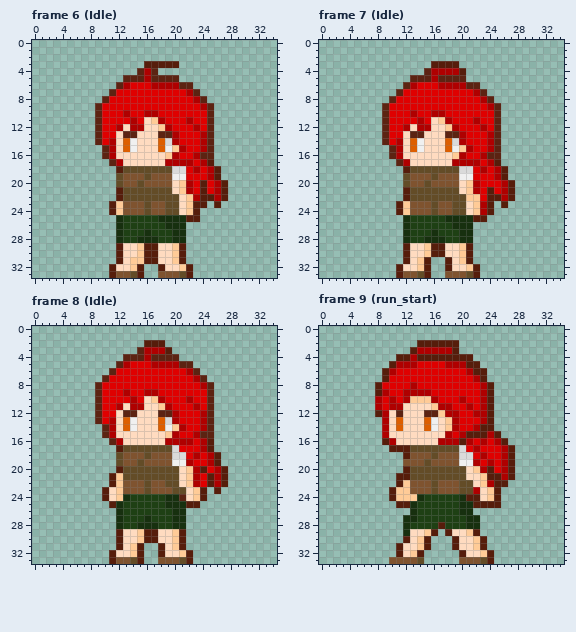
Pixel-art file: Sprites/MC/MC.aseprite. The picture above was drawn from the file before the commit.
64x34 pixels, 32 frames. Shown: frame 6 (Idle): x 0..34, y 0..33; frame 7 (Idle): x 0..34, y 0..33; frame 8 (Idle): x 0..34, y 0..33; frame 9 (run_start): x 0..34, y 0..33. The commit also changed other frames, which this record leaves out.
Once edited:
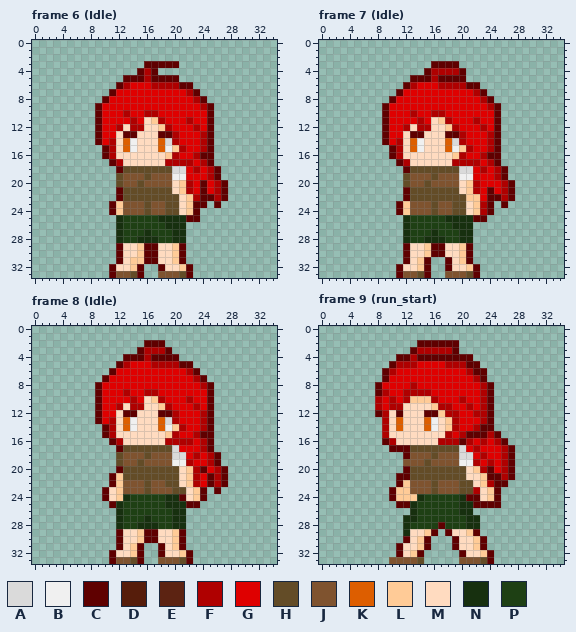
Palette (. is transparent): A #dadada  B #f0f0f0  C #5f0000  D #561d0b  E #5c2312  F #af0000  G #df0000  H #634c27  J #7f532f  K #dd5e00  L #ffcb97  M #ffdbc0  N #17300f  P #1e4014
Edits made:
Changed rows in their new state; - is an unchanged pixel.
Frame 6 (Idle), layer "oldbody":
first column x 9:
 3 -------CCCCC-------
 4 ------C-C----------
 5 ----CCC-CCCC-------
 6 ---C--------CC-----
 7 --C-----------C----
 8 -C-------------C---
 9 C---------------C--
10 C---------------C--
11 C---------------C--
12 C---------------C--
13 C---CC---CC-----C--
14 C---------------C--
15 -C--------------C--
16 -C-------------CC--
17 --C-------------C--
18 ---C-------------C-
19 -----------------C-
20 ---------------C--C
21 ---C-----------C--C
22 ---C-----------CC-C
23 --C-----------CC-C-
24 --C-----------C----
25 -------------CC----
first column x 11:
29 -C---CC---C-
30 -C---CC---C-
31 -C---CC---C-
32 C---C--C---C
33 C---C------C
Frame 7 (Idle), layer "oldbody":
first column x 9:
 3 -------CCCC--------
 4 ------C----C-------
 5 ----CCC-CCCC-------
 6 ---C--------CC-----
 7 --C-----------C----
 8 -C-------------C---
 9 C---------------C--
10 C---------------C--
11 C---------------C--
12 C---------------C--
13 C---CC---CC-----C--
14 C---------------C--
15 -C--------------C--
16 -C-------------CC--
17 --C-------------C--
18 ---C-------------C-
19 -----------------C-
20 ------------------C
21 ---C-----------C--C
22 ---C-----------CC-C
23 --C------------C-C-
24 --C------------C---
25 -------------CC----
first column x 11:
29 -C---CC---C-
30 -C---CC---C-
31 -C--C--C--C-
32 C---C--C---C
33 C---C------C
Frame 8 (Idle), layer "oldbody":
first column x 9:
 2 -------CCC---------
 3 ------C---C--------
 4 ----CCC-CCCC-------
 5 ---C--------CC-----
 6 --C-----------C----
 7 -C-------------C---
 8 C---------------C--
 9 C---------------C--
10 C---------------C--
11 C---------------C--
12 C---CC---CC-----C--
13 C---------------C--
14 -C--------------C--
15 -C-------------CC--
16 --C-------------C--
17 ---C------------C--
18 -----------------C-
19 -----------------C-
20 ---C-----------C--C
21 --C-------------C-C
22 --C-------------C-C
23 -C-------------C-C-
24 -C----------C--C---
25 --C----------CC----
first column x 11:
29 -C---CC---C-
30 -C---CC---C-
31 -C--C--C--C-
32 C---C--C---C
33 C---C------C
Frame 9 (run_start), layer "oldbody":
first column x 8:
 2 ------CCCCCC--------
 3 -----C-----C--------
 4 ---CC-CCCCCCCC------
 5 --C----------CC-----
 6 -C------------CC----
 7 -C-------------C----
 8 C---------------C---
 9 C---------------C---
10 ----------------C---
11 ----------------C---
12 C--C---CC-------C---
13 ----------------C---
14 ---------------CC---
15 -------------CCC-C--
16 -C----------C-----C-
17 --CCC--------------C
18 ----C--------------C
19 -------------------C
20 ----C-----------C--C
21 ---CC-----------CC-C
22 ---C-------------CC-
23 --C--------------C--
24 --C----------CC--C--
25 ---CC---------CCCC--
28 ---------C----------
29 --------C-C---C-----
30 ----C--C---C---C----
31 ---C---C---C---C----
32 ---C--C-----C---C---
33 ----------------C---
